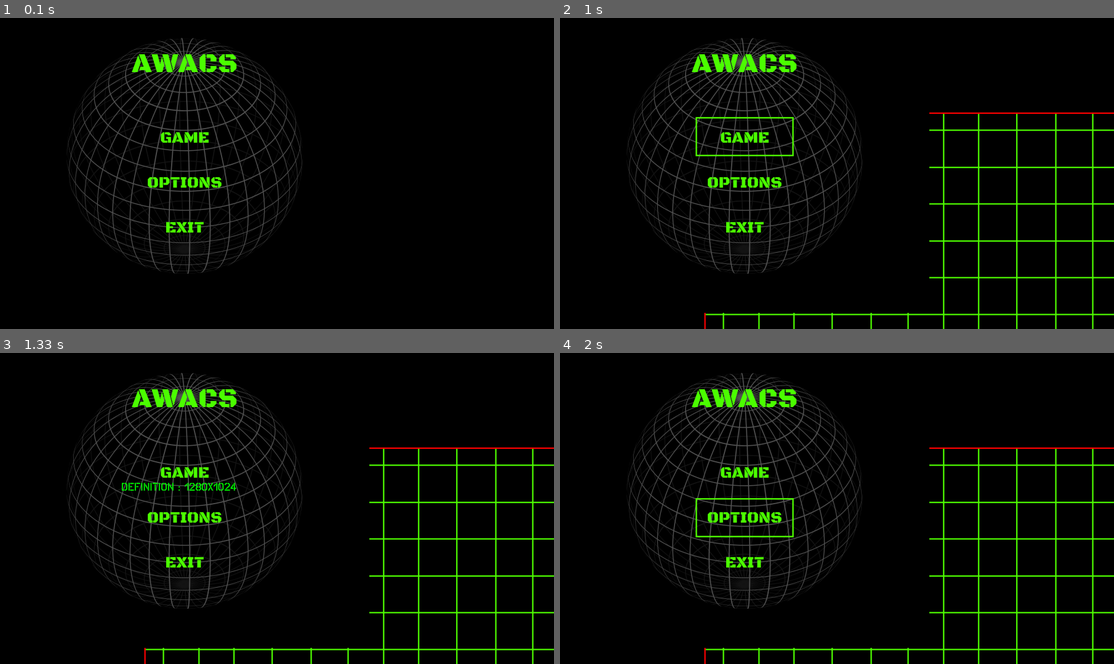
Above: before the commit, frames 1-4 (two rows, left to right).
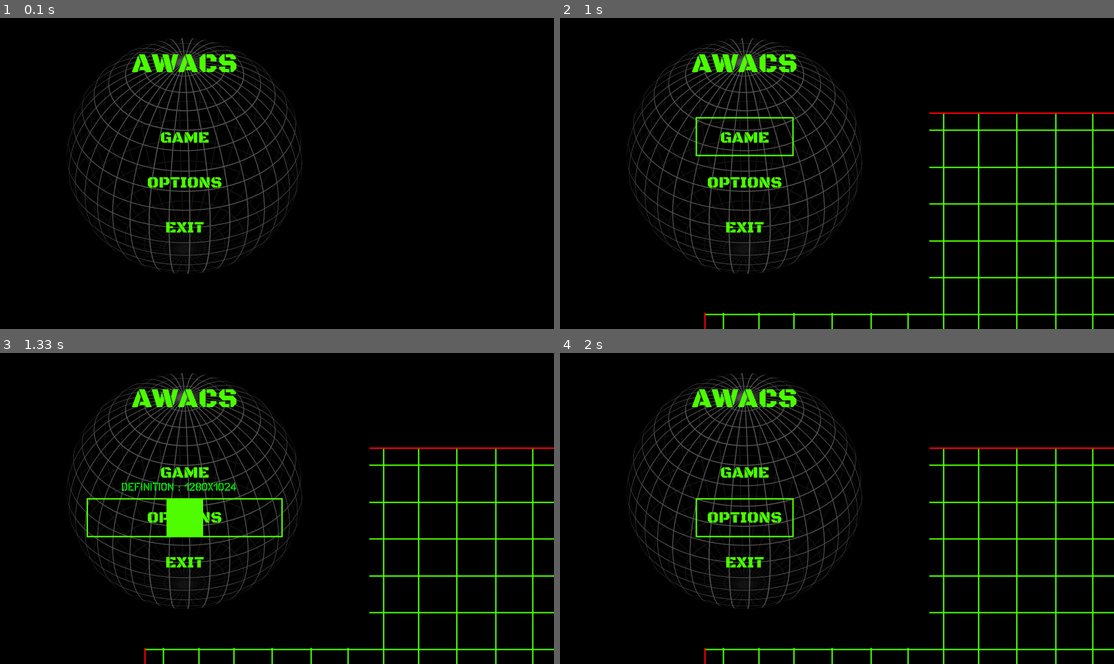
Above: after the commit, the same moments.

Repository: Mi-LeV/AWACS
Game: pygame game, started from main.py
Same seed, same stepped clock (60 frames per second), same inputs: the game is played once before the commit and once after it.
Inputs (mouse positions are in pixels of both pictures, inside the frame that each line leads up to):
- Up to frame 1 (0.1 s): no input
- Up to frame 2 (1 s): click (742, 136) at 0.38 s; tap Esc at 0.67 s
- Up to frame 3 (1.33 s): click (182, 517) at 1.05 s
- Up to frame 4 (2 s): click (742, 517) at 1.38 s; tap Esc at 1.67 s

Frames 1-2 are identical in both runs. In frame 3, 1.2% of the frame differs, in the area x 15-52%, y 46-60%; in frame 4, nothing differs.

Commit message:
ajout curseur + curseur de son implémenté ( dans options)

Diff:
--- a/classes.py
+++ b/classes.py
@@ -479,7 +479,6 @@
 class Button():
     def __init__(self,image,coords,code):
         self.image = pygame.image.load(image).convert_alpha()
-        #self.rect = self.image.get_rect(topleft=coords)
         self.rect = self.image.get_rect(center=coords)
         self.codeAExec = compile(code, 'main', 'exec')
         self.aff = False
@@ -508,3 +507,29 @@
 
     def checkclic(self, coords):
         super().checkclic(coords)
+
+class Cursor(Button):
+    def __init__(self,image,image2,coords,code):
+        self.image = pygame.image.load(image).convert_alpha()
+        self.image_c = pygame.image.load(image2).convert_alpha()
+        self.rect = self.image.get_rect(center=coords)
+        self.rect_c = self.image_c.get_rect(center=coords)
+        self.codeAExec = compile(code, 'main', 'exec')
+        self.aff = True
+        var.refreshList.append(self)
+        var.buttonList.append(self)
+
+    def tick(self):
+        pass
+    def checkclic(self, coords):
+        if self.rect.collidepoint(coords):
+            nextX = coords[0]
+
+            if nextX < self.rect.left+self.rect_c[2]/2:
+                nextX = self.rect.left+self.rect_c[2]/2
+
+            if nextX > self.rect.right-self.rect_c[2]/2:
+                nextX =  self.rect.right-self.rect_c[2]/2
+
+            self.rect_c.center = (nextX,self.rect_c.center[1])
+            exec(self.codeAExec)
--- a/main.py
+++ b/main.py
@@ -46,10 +46,12 @@
         butOptions = classes.Button(var.img_highlbutt,(var.SCREEN_LENGHT/2,var.SCREEN_HEIGHT/2+60),'var.menuLoop=False\nvar.optionsLoop = True')
         butExit = classes.Button(var.img_highlbutt,(var.SCREEN_LENGHT/2,var.SCREEN_HEIGHT/2+215),'var.menuLoop=False\nvar.globalLoop=False')
 
-        if var.MUSIC:
+        if var.MUSIC and not(var.playlist == "menu_music"):
+            pygame.mixer.music.set_volume(var.volume/100)
+            var.playlist = "menu_music"
             pygame.mixer.init()
             pygame.mixer.music.load(var.music_top_gun)
-            pygame.mixer.music.play()
+            pygame.mixer.music.play(-1)
 
     while var.menuLoop:
 
@@ -72,26 +74,33 @@
     if var.optionsLoop:
         var.refreshList = []
         var.buttonList = []
+
+        cursVolume = classes.Cursor(var.img_cursor,var.img_cursor_c,(var.SCREEN_LENGHT/2,var.SCREEN_HEIGHT/2+60),'var.volume = round((self.rect_c.left/self.rect.left-1)*54.4)\npygame.mixer.music.set_volume(var.volume/100)')
         butReso = classes.ButtonReso(var.img_highlbutt,(var.SCREEN_LENGHT/2,var.SCREEN_HEIGHT/2-100),"Definition : ",'utility.resoSwitch()')
         butMenu = classes.Button(var.img_highlbutt,(var.SCREEN_LENGHT/2,var.SCREEN_HEIGHT/2+215),'var.optionsLoop=False\nvar.menuLoop=True')
-
     while var.optionsLoop:
         for event in pygame.event.get():    #On parcours la liste de tous les événements reçus
-            if event.type == QUIT or (event.type == KEYDOWN and event.key == K_ESCAPE):#si on appuie sur la croix de la fenetre ou echap
+            if event.type == QUIT:#si on appuie sur la croix de la fenetre
                 var.optionsLoop = False      #On arrête la boucle
-                var.menuLoop = True
+                var.globalLoop = False
             if event.type ==MOUSEBUTTONUP and event.button == 1:
                 for bouton in var.buttonList:
                     bouton.checkclic(pygame.mouse.get_pos())
-
+            if event.type == KEYDOWN and event.key == K_ESCAPE:
+                var.optionsLoop = False      #On arrête la boucle
+                var.menuLoop = True
         for objet in var.refreshList:
             objet.tick()
         fenetre.blit(menu.image,menu.rect)
+
         for bouton in var.buttonList:
+
             if bouton.aff:
                 fenetre.blit(bouton.image,bouton.rect)
             if type(bouton) == classes.ButtonReso:
                 fenetre.blit(bouton.textAff,(bouton.rect[0]-50,bouton.rect[1]+100))
+            if type(bouton) == classes.Cursor:
+                fenetre.blit(bouton.image_c,bouton.rect_c)
         pygame.display.flip()
 
     ##debut des evenements gameloop
@@ -105,20 +114,24 @@
         Player = classes.PlayerPlane(150,200,True)
         fond = classes.Fond(var.img_fond)
         fondNoir = classes.Fond(var.img_fondNoir)
-        if var.MUSIC:
+        if var.MUSIC and not(var.playlist == "game_music"):
+                pygame.mixer.music.set_volume(var.volume/100)
+                var.playlist = "game_music"
                 pygame.mixer.stop()
-                pygame.mixer.init()
                 pygame.mixer.music.load(var.music_hell_march)
                 pygame.mixer.music.load(var.music_face_the_enemy2)
                 pygame.mixer.music.load(var.music_face_the_enemy1)
                 pygame.mixer.music.load(var.music_bigfoot)
                 pygame.mixer.music.load(var.music_smash)
-                pygame.mixer.music.play()
+                pygame.mixer.music.play(-1)
 
     while var.gameLoop:
 
         for event in pygame.event.get():    #On parcours la liste de tous les événements reçus
-            if event.type == QUIT or (event.type == KEYDOWN and event.key == K_ESCAPE):#si on appuie sur la croix de la fenetre
+            if event.type == QUIT:#si on appuie sur la croix de la fenetre
+                var.gameLoop = False      #On arrête la boucle
+                var.globalLoop = False
+            if event.type == KEYDOWN and event.key == K_ESCAPE:
                 var.gameLoop = False      #On arrête la boucle
                 var.menuLoop = True
 
--- a/variables.py
+++ b/variables.py
@@ -6,14 +6,16 @@
 YCAM_MODIF = 110
 SCREEN_LENGHT = 0
 SCREEN_HEIGHT = 0
-MUSIC = False
-FULLSCREEN = True
+MUSIC = True
+FULLSCREEN = False
 
 globalLoop = True
 menuLoop = True
 gameLoop = False
 optionsLoop = False
 refreshList = []
+volume = 50
+playlist = ""
 hitList = []
 playerList = []
 refreshNotifList = []
@@ -28,6 +30,8 @@
 img_menu43 = 'images/img_titre43.png'
 
 img_highlbutt = 'images/img_highlightbutt.png'
+img_cursor = 'images/img_cursor.png'
+img_cursor_c = 'images/img_cursor_corps.png'
 
 img_iconEnnemy = 'images/img_iconEnnemy.png'
 img_iconFriend = 'images/img_iconFriend.png'
Binary file added: images/img_cursor.png
Binary file added: images/img_cursor_corps.png
